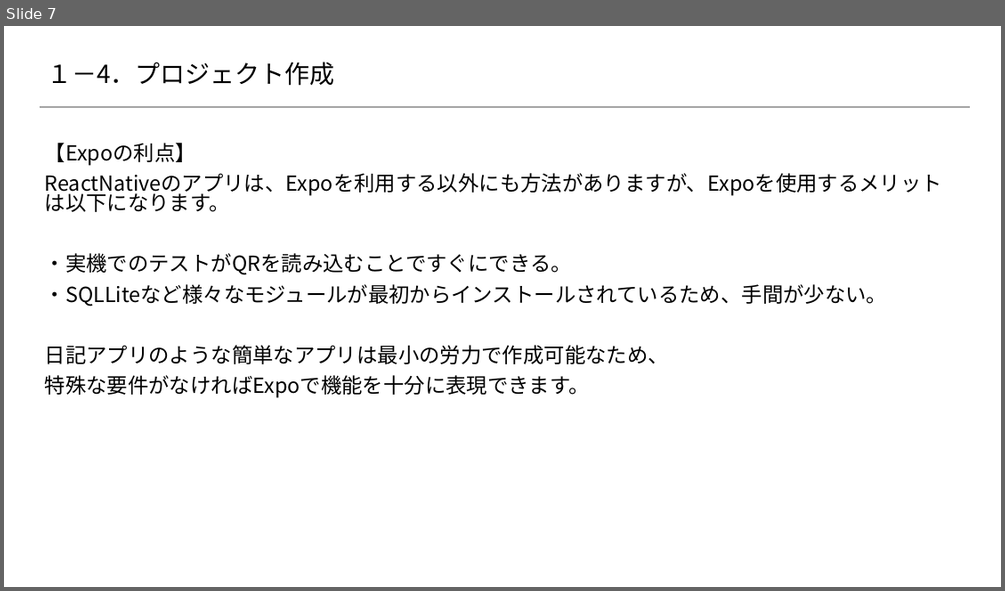
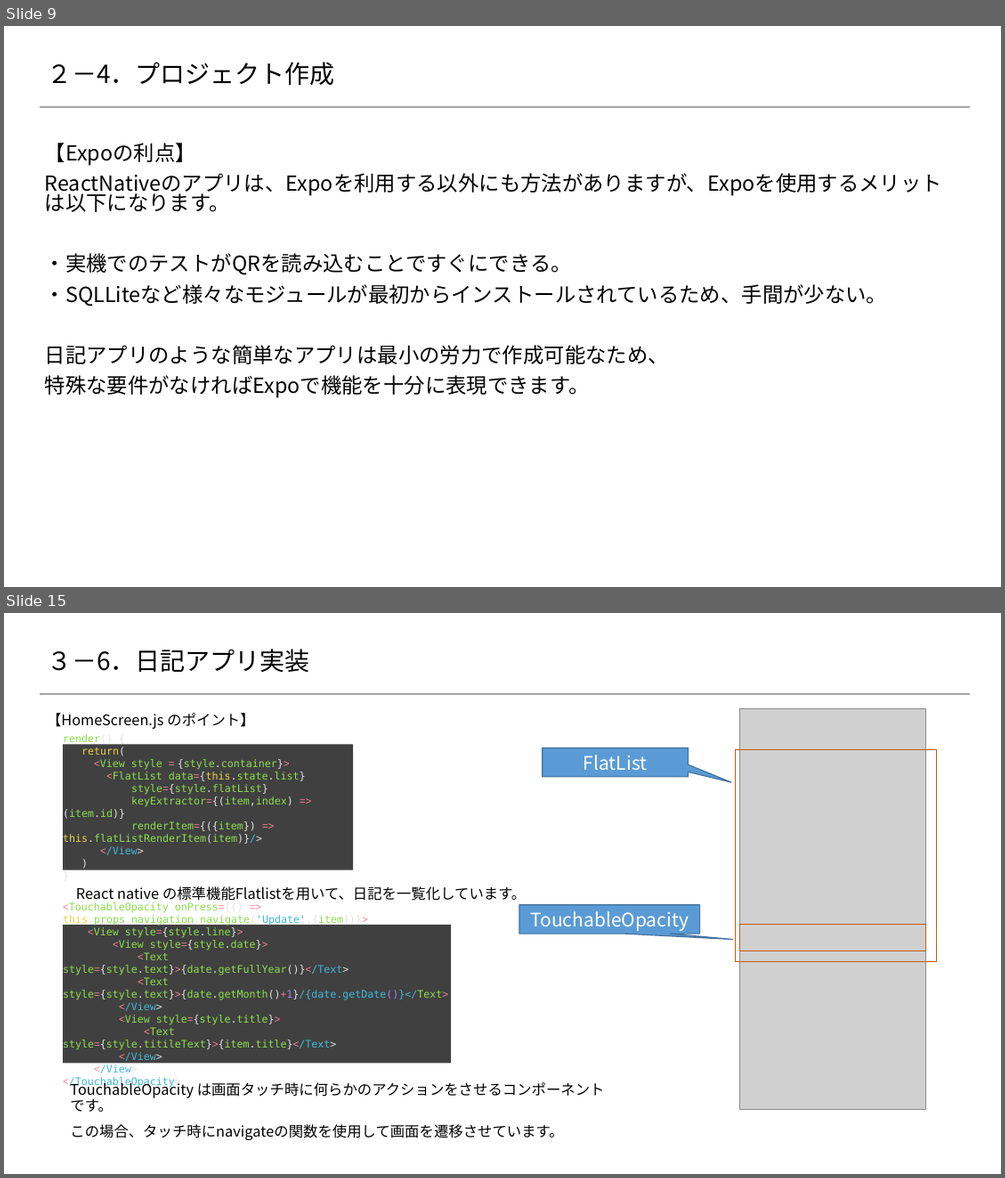
Before and after one commit to 2018SYSTEMI34/diary, a slide deck: doc/02_SlideShare/01.ネタ/4_スマホアプリ開発/dairy.pptx. Shown one above the other, each under a label of ours: slide 7 before the commit, slides 9 and 15 after it; the slides between them are not shown. The pictures are 1005x591 and 1005x1178 pixels, drawn with LibreOffice and Linux fonts; fonts in the diff are those of the drawing; grey boxes stand for pictures; background and template pictures are left out. Boxes give left, top, right and bottom in pixels: in the first picture for what was removed or moved away, otherwise in the second. Text is boxed around its words. In the diff, an @@ line names an element or a change of style, - is before the commit and + after.

```diff
--- a/doc/02_SlideShare/01.ネタ/4_スマホアプリ開発/dairy.pptx
+++ b/doc/02_SlideShare/01.ネタ/4_スマホアプリ開発/dairy.pptx
@@ slide 15 added at (4, 613, 1001, 1174), background #FFFFFF; not listed: 1 template element that a slide beside it also shows @@
@@ title added at (47, 649, 310, 673), 24 pt, text #000000 @@
+３－6．日記アプリ実装
@@ text added at (47, 713, 254, 729), 14 pt, text #000000 @@
+【HomeScreen.js のポイント】
@@ picture added at (740, 709, 926, 1109) @@
@@ rectangle added at (63, 744, 353, 869), fill #404040, 10 pt, text #8BDF4C @@
+render() {
+return(
+<View style = {style.container}>
+<FlatList data={this.state.list}
+style={style.flatList}
+keyExtractor={(item,index) => (item.id)}
+renderItem={({item}) => this.flatListRenderItem(item)}/>
+</View>
+)
+}
@@ speech box added at (542, 747, 688, 777), fill #5B9BD5, outline #43739E 1 pt, 18 pt, text #FFFFFF @@
+FlatList
@@ rectangle added at (736, 750, 937, 962), outline #C55A11 1 pt @@
@@ text added at (76, 886, 526, 903), 14 pt, text #000000 @@
+React native の標準機能Flatlistを用いて、日記を一覧化しています。
@@ speech box added at (519, 905, 699, 933), fill #5B9BD5, outline #43739E 1 pt, 18 pt, text #FFFFFF @@
+TouchableOpacity
@@ rectangle added at (63, 925, 451, 1062), fill #404040, 10 pt, text #8BDF4C @@
+<TouchableOpacity onPress={() => this.props.navigation.navigate('Update',{item})}>
+<View style={style.line}>
+<View style={style.date}>
+<Text style={style.text}>{date.getFullYear()}</Text>
+<Text style={style.text}>{date.getMonth()+1}/{date.getDate()}</Text>
+</View>
+<View style={style.title}>
+<Text style={style.titileText}>{item.title}</Text>
+</View>
+</View>
+</TouchableOpacity>
@@ rectangle added at (740, 925, 926, 950), outline #C55A11 1 pt @@
@@ text added at (70, 1080, 605, 1140), 14 pt, text #000000 @@
+TouchableOpacity は画面タッチ時に何らかのアクションをさせるコンポーネントです。
+この場合、タッチ時にnavigateの関数を使用して画面を遷移させています。
@@ what was slide 7 is now slide 9 @@
@@ slide 9 changed as well @@
@@ title at (47, 62, 335, 86): text changed @@
-１－4．プロジェクト作成
+２－4．プロジェクト作成
```
Also in this commit, not shown: 7 other slides changed, 9 other slides added, 1 slide removed.
